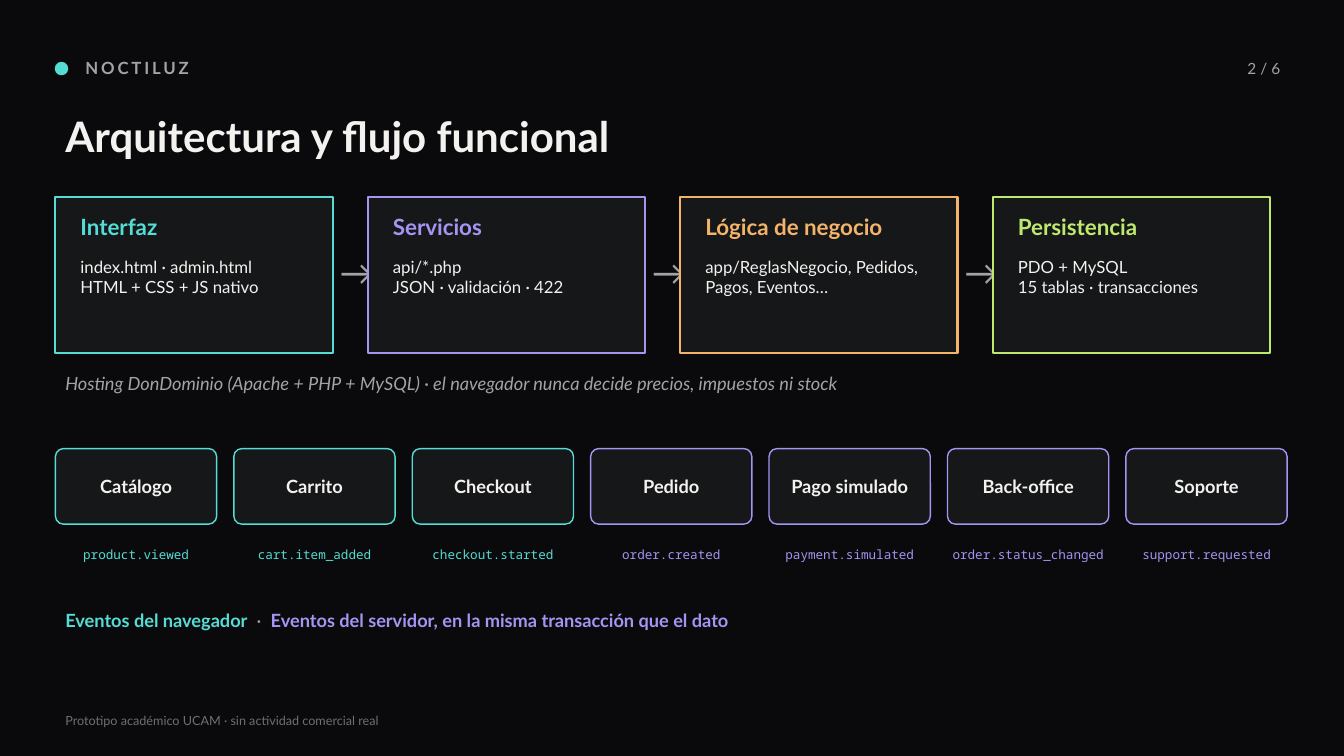
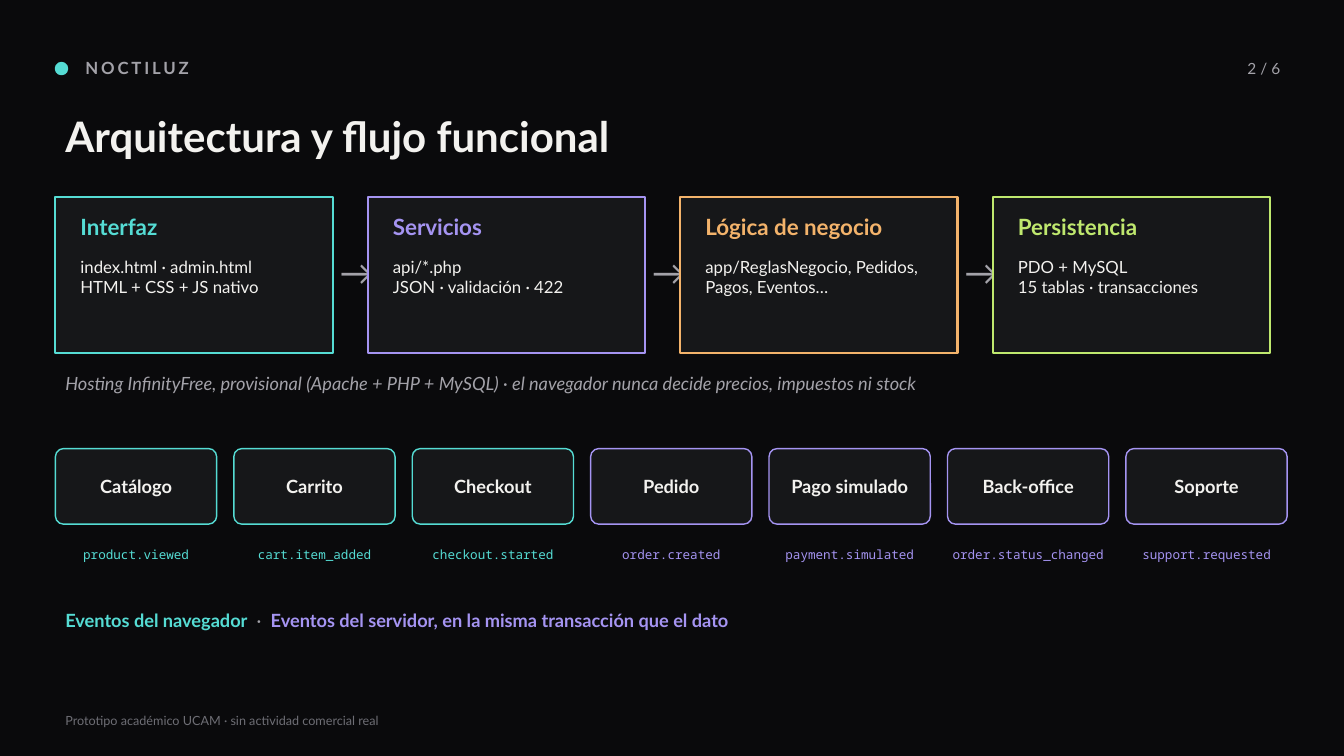
Before and after one commit to luisgabu0-gif/noctiluz-ucam, a slide deck: slide 2 of docs/Diapositivas_NOCTILUZ.pptx. Drawn at 1344x756 pixels with LibreOffice and Linux fonts; fonts in the diff are those of the drawing. Boxes give left, top, right and bottom in pixels: in the first picture for what was removed or moved away, otherwise in the second. Text is boxed around its words. In the diff, an @@ line names an element or a change of style, - is before the commit and + after.

```diff
--- a/docs/Diapositivas_NOCTILUZ.pptx
+++ b/docs/Diapositivas_NOCTILUZ.pptx
@@ text at <box>65,376,916,394</box>: text changed @@
-Hosting DonDominio (Apache + PHP + MySQL) · el navegador nunca decide precios, impuestos ni stock
+Hosting InfinityFree, provisional (Apache + PHP + MySQL) · el navegador nunca decide precios, impuestos ni stock
```
Also in this commit, not shown: 1 other slide changed, 1 other file.
